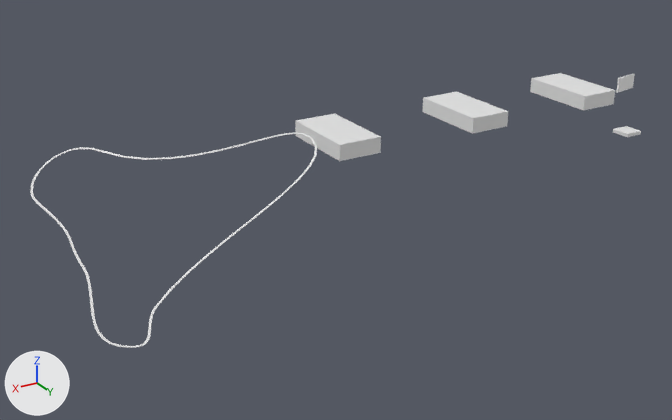
One commit to the Blender file Assets/Stages/Levels/World5 (Desert)/World5Level1/World5Level1.blend: the scene before it, then after it.
Before and after are seen from a 50 mm camera at (169.0, 545.0, 349.0) aimed at (-264.0, -177.0, -12.0). Every picture has the same lights, and +X, +Y and +Z are marked at lower left.
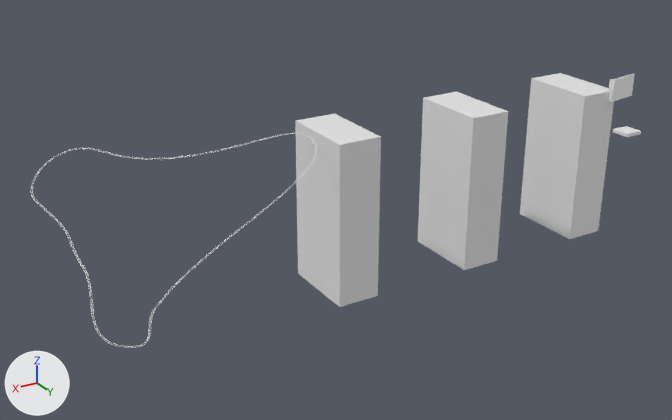
Location of each change, [x1, y1, x2, y2] in pixels of the pictures (672 x 420 px; the box of a moved part takes in the faces that stretch with it):
'Cube.001', reshaped (304% taller)
    before: [295, 114, 381, 161]
    after: [295, 114, 381, 307]
'Cube.003', reshaped (316% taller)
    before: [423, 92, 508, 134]
    after: [418, 92, 508, 270]
'Cube.002', reshaped (10% wider, 339% taller)
    before: [530, 73, 615, 110]
    after: [520, 73, 614, 239]
'TrainCollider', hidden
    before: [30, 132, 317, 348]
'Cube.004', reshaped (40% wider, 45% taller)
    before: [616, 74, 635, 93]
    after: [608, 74, 635, 102]
part 1 of me_cube_002, moved or reshaped
    before: [295, 129, 381, 161]
    after: [295, 129, 381, 307]
part 2 of me_cube_003, moved or reshaped
    before: [530, 89, 615, 110]
    after: [520, 89, 614, 239]
part 3 of me_cube_004, moved or reshaped
    before: [423, 109, 507, 134]
    after: [418, 109, 507, 270]
part 4 of me_cube_005, built on
    before: [616, 78, 620, 93]
    after: [608, 79, 615, 102]

Edits to the bpy script that builds the scene:
```text
Change me_cube_002:
    where me_cube_002.from_pydata(...)  # 8 vertices, 6 faces; spans x -22.0..22.0, y -41.3..41.3, z -7.7..7.7
    used by ob_cube_001; location = (-260.3, -168.7, 67.0)
    before: 0 (-22.0, -41.3, -7.7), 2 (-22.0, 41.3, -7.7) at pixel (380, 152), 4 (22.0, -41.3, -7.7) at pixel (295, 135), 6 (22.0, 41.3, -7.7) at pixel (339, 161)
    me_cube_002 part 1
    add for i in [0, 2, 4, 6]: me_cube_002.vertices[i].co += Vector((0.0, 0.0, -149.0))
Change me_cube_003:
    where me_cube_003.from_pydata(...)  # 8 vertices, 6 faces; spans x -22.0..22.0, y -41.3..41.3, z -7.7..7.7
    used by ob_cube_002; location = (-558.9, -168.7, 67.0)
    before: 1 (22.0, 41.3, -7.7) at pixel (583, 110), 3 (22.0, -41.3, -7.7) at pixel (530, 91), 5 (-22.0, 41.3, -7.7) at pixel (613, 104), 7 (-22.0, -41.3, -7.7)
    me_cube_003 part 2
    add for i in [1, 3, 5, 7]: me_cube_003.vertices[i].co += Vector((0.0, 0.0, -149.0))
Change me_cube_004:
    where me_cube_004.from_pydata(...)  # 8 vertices, 6 faces; spans x -22.0..22.0, y -41.3..41.3, z -7.7..7.7
    used by ob_cube_003; location = (-411.2, -168.7, 67.0)
    before: 0 (-22.0, -41.3, -7.7), 2 (-22.0, 41.3, -7.7) at pixel (507, 126), 4 (22.0, -41.3, -7.7) at pixel (422, 111), 6 (22.0, 41.3, -7.7) at pixel (472, 133)
    me_cube_004 part 3
    add for i in [0, 2, 4, 6]: me_cube_004.vertices[i].co += Vector((0.0, 0.0, -149.0))
Change me_cube_005:
    used by ob_cube_004; location = (-595.7, -128.4, 80.4); rotation_euler = (0.0, 0.0, 0.177), in degrees (0, 0, 10)
    remove me_cube_005.from_pydata(...)  # 8 vertices, 6 faces; spans x -14.3..14.3, y -0.5..1.5, z -7.7..7.7
    add me_cube_005.from_pydata(...)  # 16 vertices, 14 faces; spans x -14.3..23.6, y -4.2..1.5, z -16.4..7.7
    me_cube_005 part 4
    1 face is deleted
    6 vertices move from x -14.3..14.3, y -0.5..1.5, z -7.7..7.7 to x -14.3..22.3, y -0.5..1.5, z -16.4..7.7
    8 vertices are added at x 22.3..23.6, y -4.2..1.5, z -16.4..7.7
    9 new faces join them
Change ob_traincollider:
    add ob_traincollider.hide_set(True)
```
